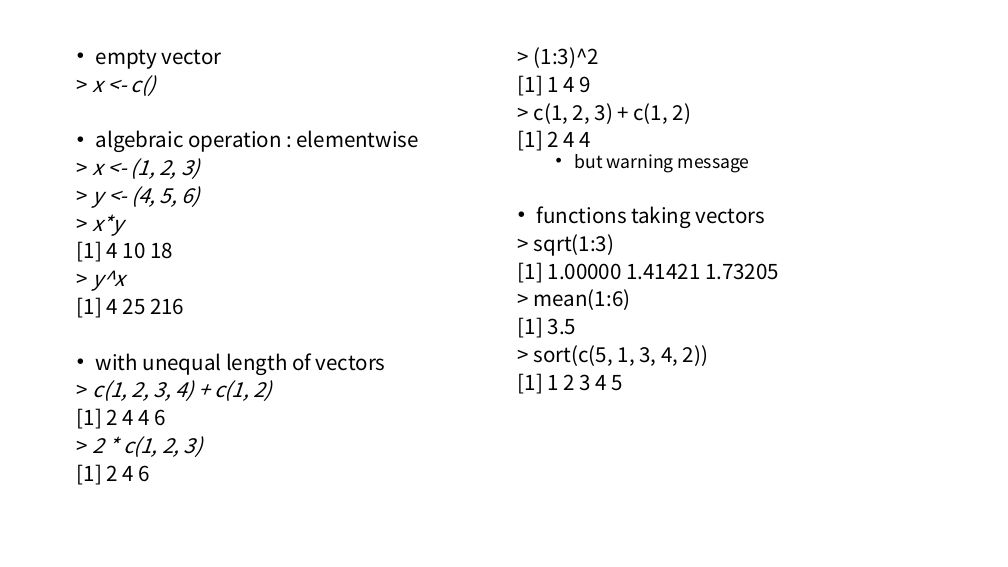
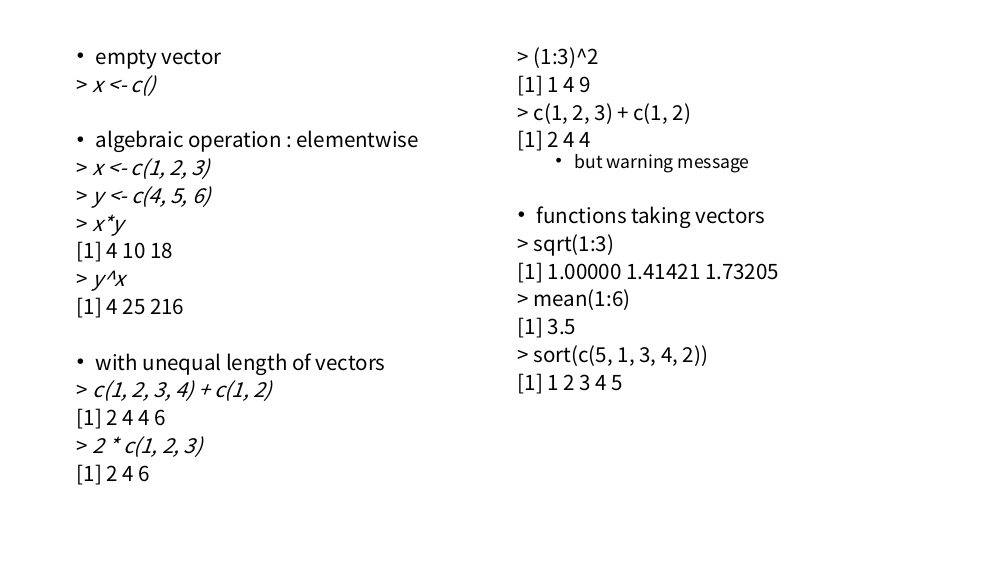
Before and after one commit to ksublee/SSuR, a slide deck: slide 17 of ppt/1.Introduction to R.pptx. Drawn at 1008x567 pixels with LibreOffice and Linux fonts; fonts in the diff are those of the drawing. Boxes give left, top, right and bottom in pixels: in the first picture for what was removed or moved away, otherwise in the second. Text is boxed around its words. In the diff, an @@ line names an element or a change of style, - is before the commit and + after.

```diff
--- a/ppt/1.Introduction to R.pptx
+++ b/ppt/1.Introduction to R.pptx
@@ text at [93, 158, 210, 208]: text changed @@
-> x <- (1, 2, 3)
-> y <- (4, 5, 6)
+> x <- c(1, 2, 3)
+> y <- c(4, 5, 6)
```
Also in this commit, not shown: 5 other slides changed, 5 other files.
